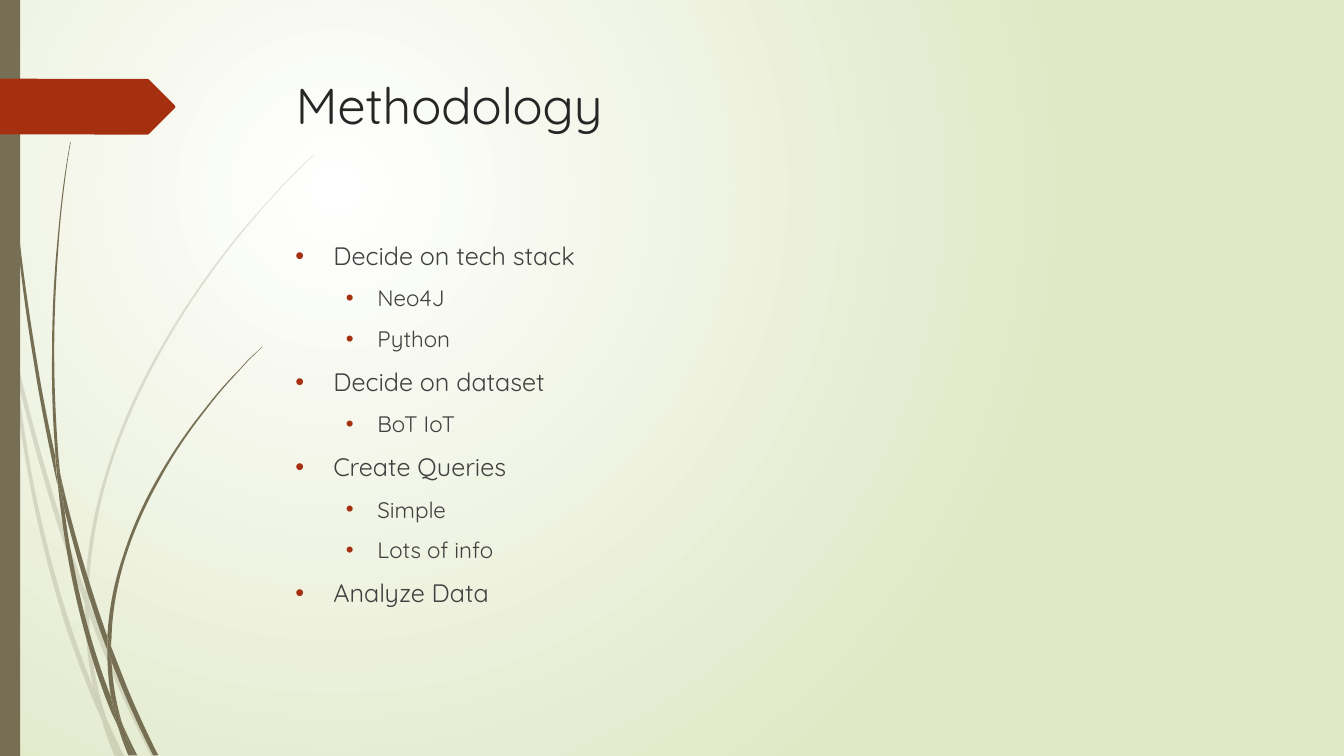
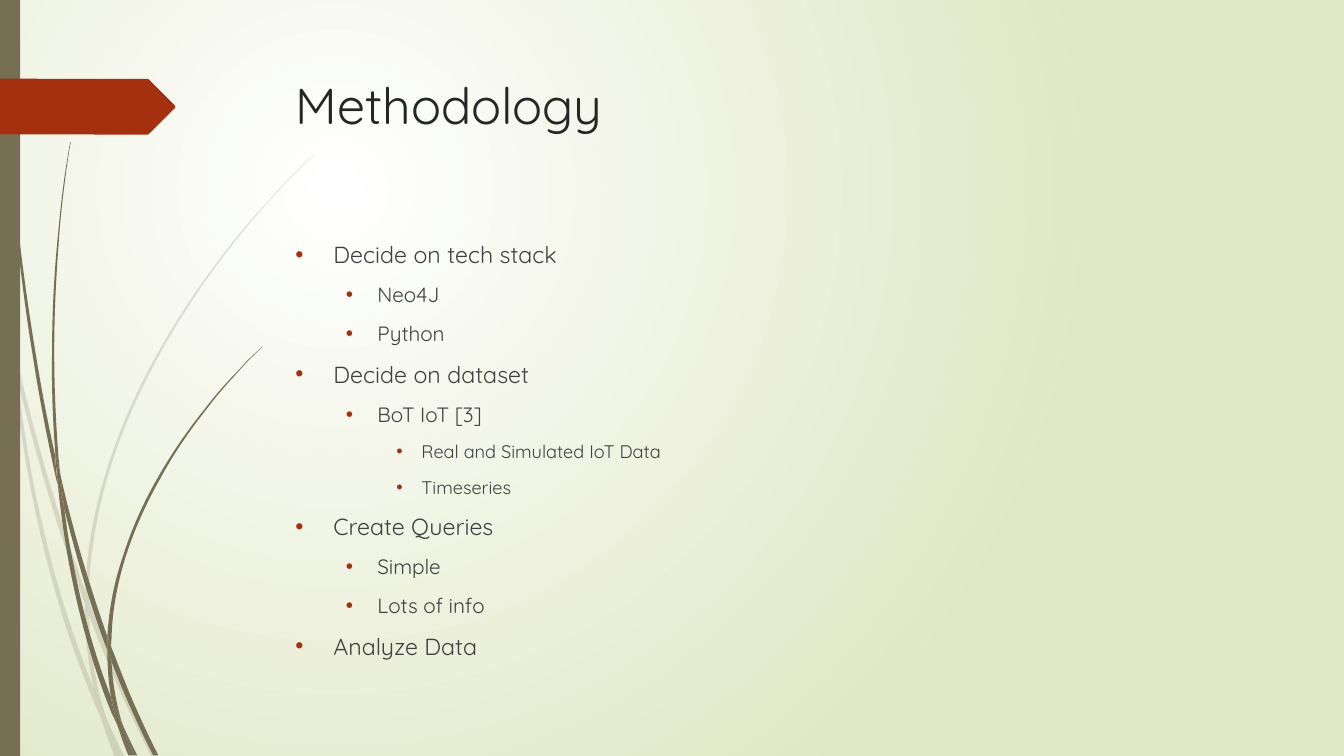
Before and after one commit to coltersnyder/CSCI598BFinalProject, a slide deck: slide 7 of FinalPresentation.pptx (slide 6 before the commit). Drawn at 1344x756 pixels with LibreOffice and Linux fonts; fonts in the diff are those of the drawing. Boxes give left, top, right and bottom in pixels: in the first picture for what was removed or moved away, otherwise in the second. Text is boxed around its words. In the diff, an @@ line names an element or a change of style, - is before the commit and + after.

```diff
--- a/FinalPresentation.pptx
+++ b/FinalPresentation.pptx
@@ text at box(333, 246, 557, 660): size 18 to 16.6 pt in "Decide on tech stack", "Decide on dataset", "Create Queries", "Analyze Data"; size 16 to 14.8 pt in "Neo4J", "Python", "Simple", "Lots of info" @@
@@ text at box(377, 407, 661, 494): text changed; size 16 to 12.9 pt @@
-  • BoT IoT
+  • BoT IoT [3]
+    • Real and Simulated IoT Data
+    • Timeseries
```
Also in this commit, not shown: 3 other slides changed, 3 slides added, 1 slide removed.
